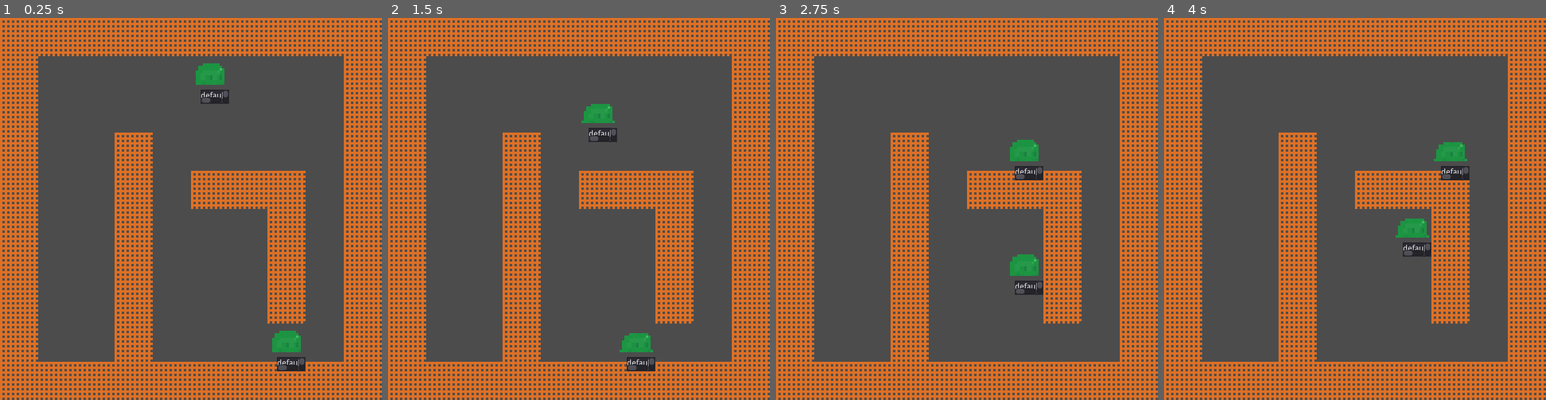
Above: before the commit, frames 1-4 (left to right).
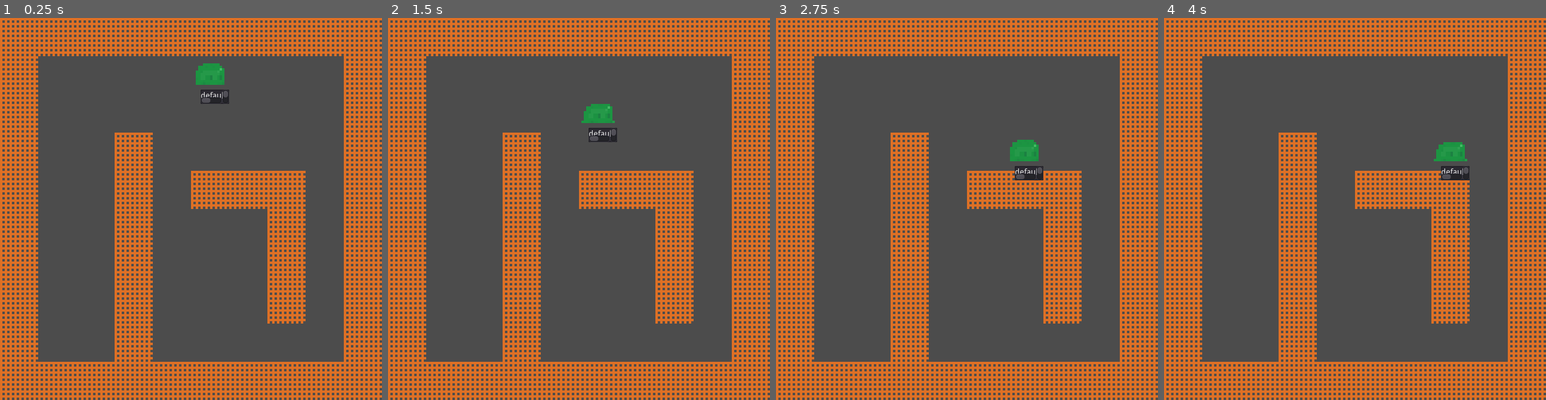
Above: after the commit, the same moments.

Repository: TuoLiYinLi/MonsterSmelter
Game: Godot game, scene res://test_3.tscn
Same seed, same stepped clock (60 frames per second), same inputs: the game is played once before the commit and once after it. Before the commit the project starts from res://Scene/test_3.tscn.
Inputs:
- Up to frame 1 (0.25 s): no input
- Up to frame 2 (1.5 s): tap Enter at 1.25 s
- Up to frame 3 (2.75 s): no input
- Up to frame 4 (4 s): tap Space at 3.5 s

The runs differ from the first frame. In frame 1, 0.6% of the frame differs, in the area x 71-80%, y 81-93%; in frame 2, 0.6%; in frame 3, 0.6%; in frame 4, 0.6%.

Commit message:
代码整理
* 修改了文件目录次序
* PathFinding改名为PathFinder
* PathFinding增加新的接口
* 修正了test_3触发的进入空的格子的BUG

Diff:
--- a/GDScript/test_3.gd
+++ /dev/null
@@ -1,92 +0,0 @@
-# test_3.gd
-# 网格管理器测试
-
-extends Node2D
-
-func _ready():
-	var gm:GridManager = G.grid_manager.instance()
-
-	add_child(gm)
-
-	gm.init_grids(10,10)
-
-	for grid in gm.get_grids_range(3,3,3,8):
-		var b = G.building.instance()
-		add_child(b)
-		grid.building = b
-		b.grid = grid
-
-
-	for i in [[0,0,0,9],[0,0,9,0],[9,0,9,9],[0,9,9,9]]:
-		for grid in gm.get_grids_range(i[0],i[1],i[2],i[3]):
-			var b = G.building.instance()
-			add_child(b)
-			grid.building = b
-			b.grid = grid
-
-	for grid in gm.get_grids_range(5,4,6,4):
-			var b = G.building.instance()
-			add_child(b)
-			grid.building = b
-			b.grid = grid
-
-	for grid in gm.get_grids_range(7,4,7,7):
-		var b = G.building.instance()
-		add_child(b)
-		grid.building = b
-		b.grid = grid
-
-	var m1 = G.battle_entity.instance()
-	add_child(m1)
-	m1.teleport_to(gm.get_grid_at(5,1))
-	m1.target_position=Vector2(544,544)
-	m1.description = "p1"
-
-	var m2 = G.battle_entity.instance()
-	add_child(m2)
-	m2.teleport_to(gm.get_grid_at(7,8))
-	m2.target_position=Vector2(96,96)
-	m2.description = "p1"
-
-	while(true):
-		yield(get_tree().create_timer(0.5),"timeout")
-		m1.move_Z(gm)
-		m2.move_Z(gm)
-	#print(gm.to_navigate_matrix(G,"simple_navigate_matrix"))
-
-	#slime.move_to(gm.get_grid_at(5,2))
-
-#	yield(get_tree().create_timer(2),"timeout")
-#	slime.move_to(gm.get_grid_at(5,3))
-
-#	print(gm.to_navigate_matrix(G,"simple_navigate_matrix"))
-#	yield(get_tree().create_timer(2),"timeout")
-#	slime.move_to(gm.get_grid_at(6,3))
-#
-#
-#
-#
-#	yield(get_tree().create_timer(2),"timeout")
-#	slime.move_to(gm.get_grid_at(6,4))
-#
-#
-#	print(gm.to_navigate_matrix(G,"simple_navigate_matrix"))
-#
-#	slime.teleport_to(gm.get_grid_at(5,1))
-#
-#	print(gm.to_navigate_matrix(G,"simple_navigate_matrix"))
-#
-#	slime.move_to(gm.get_grid_at(5,2))
-#
-#	yield(get_tree().create_timer(2),"timeout")
-#	slime.move_to(gm.get_grid_at(5,3))
-#
-#
-#	yield(get_tree().create_timer(2),"timeout")
-#	slime.move_to(gm.get_grid_at(6,3))
-#
-#
-#	print(gm.to_navigate_matrix(G,"simple_navigate_matrix"))
-#
-#	yield(get_tree().create_timer(2),"timeout")
-#	slime.move_to(gm.get_grid_at(9,9))
--- a/Scene/PathFinding.tscn
+++ /dev/null
@@ -1,6 +0,0 @@
-[gd_scene load_steps=2 format=2]
-
-[ext_resource path="res://GDScript/PathFinding.gd" type="Script" id=1]
-
-[node name="Node2D" type="Node2D"]
-script = ExtResource( 1 )
--- a/Scene/gene_ignite.tscn
+++ /dev/null
@@ -1,7 +0,0 @@
-[gd_scene load_steps=3 format=2]
-
-[ext_resource path="res://Scene/Gene.tscn" type="PackedScene" id=1]
-[ext_resource path="res://GDScript/gene_ignite.gd" type="Script" id=2]
-
-[node name="gene" instance=ExtResource( 1 )]
-script = ExtResource( 2 )
--- a/GDScript/BattleEntity.gd
+++ b/System/BattleEntity/BattleEntity.gd
@@ -4,7 +4,7 @@
 
 
 func _ready():
-	$TextEdit.text=self.description
+	$TextEdit.text = self.description
 
 # 已经锁定的攻击目标
 var target:BattleEntity = null
@@ -326,8 +326,7 @@
 var next_position:Vector2 = Vector2.ZERO
 
 var last_position:Vector2 = Vector2.ZERO
-#目标位置
-var target_position:Vector2 = Vector2.ZERO
+
 
 var is_moving:bool = false
 
@@ -384,105 +383,5 @@
 	else:
 		printerr("进入网格时，网格不存在")
 
-#动态规划寻路算法（BFS宽度优先搜索）Z
-#--------------------------------------------------------
-var pre_route = [] # 宽度搜索得到的节点
-var q = []  # 队列结构控制循环次数
-var xx = [0, 1, 0, -1] # 右移、下移、左移、上移
-var yy = [1, 0, -1, 0]
-var visited = []  # 记录节点是否已遍历
-var father = []  # 每一个pre_route节点的父节点
-var route = []
-
-func bfs(map, start_position, dinal_position):
-	var x:int = start_position.y/64
-	var y:int = start_position.x/64
-	var m:int = dinal_position.y/64
-	var n:int = dinal_position.x/64
-	print(x,y,m,n)
-	for i in range(len(map[0])):
-		visited.push_back([])
-		for j in range(len(map)):
-			visited[i].push_back(0)
-	visited[x][y] = 1 # 入口节点设置为已遍历
-	q.push_back([x,y])
-	while !q.empty(): # 队列为空则结束循环
-		var now = q[0]
-		q.pop_at(0) # 移除队列头结点
-		for i in range(4):
-			var point = [now[0] + xx[i], now[1] + yy[i]]#当前节点
-			if point[0]<0 or point[1]<0 or point[0]>=len(map) or point[1] >= len(map[0]) or visited[point[0]][point[1]]==1 or map[point[0]][point[1]]!=0 :
-				continue
-			father.push_back(now)
-			visited[point[0]][point[1]] = 1
-			q.push_back((point))
-			pre_route.push_back(point)
-			if point[0] == m and point[1] == n:
-				print("success")
-				return 1
-	print("false")
-	return 0
-
-
-func get_route(father, pre_route): #寻找并输出最短路径Z
-	route = [pre_route[-1], father[-1]]
-	for i in range(len(pre_route) -1, -1, -1):
-		if pre_route[i] == route[-1]:
-			route.push_back(father[i])
-	route.invert()
-	print("最短路径为：",route)
-	print("步长",len(route)-1)
-	return route
-
-
-func clear(a:Array, b:Array, c:Array, d:Array, e:Array):#数组清空方便下次运算Z
-	a.clear()
-	b.clear()
-	c.clear()
-	d.clear()
-	e.clear()
 
 #---------------------------------------------------------------------------
-
-func move_Z(gm):
-
-	if(is_moving or moving_cd>0):
-		print("%s的移动能力还在冷却"%[self.description])
-		return
-	else:
-		#动态生成地图Z
-		var map=gm.to_navigate_matrix(G,"simple_navigate_matrix")
-		for i in range(len(map[0])):
-			print(map[i])
-#		var map:Array
-#		for i in range(len(grid_map[0])):
-#			map.append([])
-#			for j in len(grid_map):
-#				map[i].append(int(grid_map[i][j].grid_building))
-#				if(int(grid_map[i][j].grid_role)!=0):
-#					map[i][j]+=2
-		var pf:PathFinding = G.path_finding.instance()
-		#进入寻路算法获取最短路径 Z
-		var route = pf.bfs(map,position,target_position)
-
-
-		#进入寻路算法有路输出true Z
-		if route!= []:
-			#grid_map[int(position.y/64)][int(position.x/64)].change_role(0)
-			next_position.x = route[1][0]*64 + 32
-			next_position.y = route[1][1]*64 + 32
-			#grid_map[int(next_position.y/64)][int(next_position.x/64)].change_role(self.description)
-		clear(route, visited, father, pre_route, q)#清空所有数组内的数据，优化内存Z
-		moving_cd += 1
-
-		#match(direction):ne
-		#	G.DIRECTION.LEFT:
-		#		next_position = position+Vector2(-64,0)
-		#	G.DIRECTION.RIGHT:
-		#		next_position = position+Vector2(64,0)
-
-		#	G.DIRECTION.UP:
-		#		next_position = position+Vector2(0,-64)
-
-		#	G.DIRECTION.DOWN:
-		#		next_position = position+Vector2(0,64)
--- a/Scene/BattleEntity.tscn
+++ b/System/BattleEntity/BattleEntity.tscn
@@ -1,7 +1,8 @@
 [gd_scene load_steps=9 format=2]
 
-[ext_resource path="res://GDScript/BattleEntity.gd" type="Script" id=1]
+[ext_resource path="res://System/BattleEntity/BattleEntity.gd" type="Script" id=1]
 [ext_resource path="res://Texture/BattleEntity/SlimeMove.png" type="Texture" id=2]
+
 
 [sub_resource type="RectangleShape2D" id=6]
 extents = Vector2( 32, 32 )
--- a/GDScript/Gene.gd
+++ b/System/BattleEntity/Gene.gd
@@ -50,7 +50,7 @@
 var description:String = "default_gene_info"
 
 # 当正在燃烧时，每帧触发 delta是间隔时间
-func on_burning(delta:float):
+func on_burning(_delta:float):
 	pass
 
 # 当死亡时，单帧触发
@@ -58,11 +58,11 @@
 	pass
 
 # 当击中敌人时 enemy是击中的敌人
-func on_attack(enemy):
+func on_attack(_enemy):
 	print("击中敌人时恢复1生命值触发了")
 	get_parent().get_parent().health_current += 1
 
-func on_hit_by(enemy):
+func on_hit_by(_enemy):
 	pass
 
 
--- a/Scene/Gene.tscn
+++ b/System/BattleEntity/Gene.tscn
@@ -1,6 +1,7 @@
 [gd_scene load_steps=2 format=2]
 
-[ext_resource path="res://GDScript/Gene.gd" type="Script" id=1]
+[ext_resource path="res://System/BattleEntity/Gene.gd" type="Script" id=1]
+
 
 [node name="Gene" type="Node2D"]
 script = ExtResource( 1 )
--- a/Scene/Building.tscn
+++ b/System/Building/Building.tscn
@@ -1,7 +1,8 @@
 [gd_scene load_steps=3 format=2]
 
-[ext_resource path="res://GDScript/Building.gd" type="Script" id=1]
+[ext_resource path="res://System/Building/Building.gd" type="Script" id=1]
 [ext_resource path="res://Texture/Misc/debug_physics_support.png" type="Texture" id=2]
+
 
 
 [node name="Building" type="Node2D"]
--- a/GDScript/G.gd
+++ b/System/Global/G.gd
@@ -17,34 +17,21 @@
 }
 
 # 预加载的战斗实体场景
-var battle_entity:PackedScene = load("res://Scene/BattleEntity.tscn")
+var battle_entity:PackedScene = load("res://System/BattleEntity/BattleEntity.tscn")
 # 预加载的基因场景
-var gene:PackedScene = load("res://Scene/Gene.tscn")
+var gene:PackedScene = load("res://System/BattleEntity/Gene.tscn")
 
 # 预加载网格
-var grid:PackedScene = load("res://Scene/Grid.tscn")
+var grid:PackedScene = load("res://System/GridManager/Grid.tscn")
 # 预加载的网格管理器
-var grid_manager:PackedScene = load("res://Scene/GridManager.tscn")
+var grid_manager:PackedScene = load("res://System/GridManager/GridManager.tscn")
 
-var building:PackedScene = load("res://Scene/Building.tscn")
-
-#寻路算法Z
-var path_finding:PackedScene = load("res://Scene/PathFinding.tscn")
+var building:PackedScene = load("res://System/Building/Building.tscn")
 
 # 点燃基因
-var gene_ignite:PackedScene = load("res://Scene/gene_ignite.tscn")
+var gene_ignite:PackedScene = load("res://gene_ignite.tscn")
 # 能量消耗Z
 #var gene_ignite2:PackedScene = load("res://Scene/gene_ignite2.tscn")
-
-
-# 检测区域内的战斗实体
-func detect_battle_entity_range(from:Vector2, to:Vector2) -> Array:
-	return []
-
-# 检测特定一格的战斗实体
-func detect_battle_entity_at(posi:Vector2):
-
-	return
 
 # ----------------------------------------------------------------------
 # 导出寻路网格
--- a/Scene/Grid.tscn
+++ b/System/GridManager/Grid.tscn
@@ -1,6 +1,7 @@
 [gd_scene load_steps=2 format=2]
 
-[ext_resource path="res://GDScript/Grid.gd" type="Script" id=1]
+[ext_resource path="res://System/GridManager/Grid.gd" type="Script" id=1]
+
 
 [node name="Grid" type="Node2D"]
 script = ExtResource( 1 )
--- a/Scene/GridManager.tscn
+++ b/System/GridManager/GridManager.tscn
@@ -1,6 +1,7 @@
 [gd_scene load_steps=2 format=2]
 
-[ext_resource path="res://GDScript/GridManager.gd" type="Script" id=1]
+[ext_resource path="res://System/GridManager/GridManager.gd" type="Script" id=1]
+
 
 [node name="GridManager" type="Node2D"]
 script = ExtResource( 1 )
--- a/GDScript/PathFinding.gd
+++ b/System/PathFinder/PathFinder.gd
@@ -1,21 +1,19 @@
-extends Node
-
-class_name PathFinding
+class_name PathFinder
 
 #动态规划寻路算法（BFS宽度优先搜索）Z
 #--------------------------------------------------------
 
-func bfs(map, start_position, dinal_position):
+static func bfs(map, x:int,y:int,m:int,n:int)->Array:
 	var pre_route = [] # 宽度搜索得到的节点
 	var q = []  # 队列结构控制循环次数
 	var xx = [0, 1, 0, -1] # 右移、下移、左移、上移
 	var yy = [1, 0, -1, 0]
 	var visited = []  # 记录节点是否已遍历
 	var father = []  # 每一个pre_route节点的父节点
-	var x:int = start_position.x/64
-	var y:int = start_position.y/64
-	var m:int = dinal_position.x/64
-	var n:int = dinal_position.y/64
+#	var x:int = start_position.x/64
+#	var y:int = start_position.y/64
+#	var m:int = dinal_position.x/64
+#	var n:int = dinal_position.y/64
 	print(x,y,m,n)
 	for i in range(len(map[0])):
 		visited.push_back([])
@@ -42,7 +40,7 @@
 	return []
 
 
-func get_route(father, pre_route): #寻找并输出最短路径Z
+static func get_route(father, pre_route): #寻找并输出最短路径Z
 	var route = [pre_route[-1], father[-1]]
 	for i in range(len(pre_route) -1, -1, -1):
 		if pre_route[i] == route[-1]:
@@ -55,3 +53,10 @@
 
 
 #---------------------------------------------------------------------------
+# 外部接口
+# 寻找前往目的地的下一个二维索引
+static func next_step(navigation_matrix,start_x,start_y,end_x,end_y):
+	var path = bfs(navigation_matrix,start_x,start_y,end_x,end_y)
+	if(!path):
+		return null
+	return [path[1][0],path[1][1]]
--- /dev/null
+++ b/gene_ignite.tscn
@@ -0,0 +1,8 @@
+[gd_scene load_steps=3 format=2]
+
+[ext_resource path="res://System/BattleEntity/Gene.tscn" type="PackedScene" id=1]
+[ext_resource path="res://gene_ignite.gd" type="Script" id=2]
+
+
+[node name="gene" instance=ExtResource( 1 )]
+script = ExtResource( 2 )
--- a/project.godot
+++ b/project.godot
@@ -12,42 +12,42 @@
 "base": "Node2D",
 "class": "BattleEntity",
 "language": "GDScript",
-"path": "res://GDScript/BattleEntity.gd"
+"path": "res://System/BattleEntity/BattleEntity.gd"
 }, {
 "base": "Node2D",
 "class": "Building",
 "language": "GDScript",
-"path": "res://GDScript/Building.gd"
+"path": "res://System/Building/Building.gd"
 }, {
 "base": "Node2D",
 "class": "Gene",
 "language": "GDScript",
-"path": "res://GDScript/Gene.gd"
+"path": "res://System/BattleEntity/Gene.gd"
 }, {
 "base": "Gene",
 "class": "GeneIgnite",
 "language": "GDScript",
-"path": "res://GDScript/gene_ignite.gd"
+"path": "res://gene_ignite.gd"
 }, {
 "base": "Node2D",
 "class": "Grid",
 "language": "GDScript",
-"path": "res://GDScript/Grid.gd"
+"path": "res://System/GridManager/Grid.gd"
 }, {
 "base": "Node2D",
 "class": "GridManager",
 "language": "GDScript",
-"path": "res://GDScript/GridManager.gd"
+"path": "res://System/GridManager/GridManager.gd"
 }, {
 "base": "Node2D",
 "class": "Map",
 "language": "GDScript",
-"path": "res://GDScript/test_2.gd"
+"path": "res://test_2.gd"
 }, {
-"base": "Node",
-"class": "PathFinding",
+"base": "Reference",
+"class": "PathFinder",
 "language": "GDScript",
-"path": "res://GDScript/PathFinding.gd"
+"path": "res://System/PathFinder/PathFinder.gd"
 } ]
 _global_script_class_icons={
 "BattleEntity": "",
@@ -57,17 +57,17 @@
 "Grid": "",
 "GridManager": "",
 "Map": "",
-"PathFinding": ""
+"PathFinder": ""
 }
 
 [application]
 
 config/name="MonsterSmelter"
-run/main_scene="res://Scene/test_3.tscn"
+run/main_scene="res://test_3.tscn"
 
 [autoload]
 
-G="*res://GDScript/G.gd"
+G="*res://System/Global/G.gd"
 
 [display]
 
--- a/Scene/test_1.tscn
+++ b/test_1.tscn
@@ -1,6 +1,7 @@
 [gd_scene load_steps=2 format=2]
 
-[ext_resource path="res://GDScript/test_1.gd" type="Script" id=1]
+[ext_resource path="res://test_1.gd" type="Script" id=1]
+
 
 [node name="test_1" type="Node2D"]
 script = ExtResource( 1 )
--- a/Scene/test_2.tscn
+++ b/test_2.tscn
@@ -1,6 +1,6 @@
 [gd_scene load_steps=2 format=2]
 
-[ext_resource path="res://GDScript/test_2.gd" type="Script" id=1]
+[ext_resource path="res://test_2.gd" type="Script" id=1]
 
 [node name="test_2" type="Node2D"]
 script = ExtResource( 1 )
--- /dev/null
+++ b/test_3.gd
@@ -0,0 +1,52 @@
+# test_3.gd
+# 网格管理器测试
+
+extends Node2D
+
+func _ready():
+	var gm = G.grid_manager.instance()
+
+	add_child(gm)
+
+	gm.init_grids(10,10)
+
+	for grid in gm.get_grids_range(3,3,3,8):
+		var b = G.building.instance()
+		add_child(b)
+		grid.building = b
+		b.grid = grid
+
+	for i in [[0,0,0,8],[0,0,9,0],[9,1,9,9],[0,9,8,9]]:
+		for grid in gm.get_grids_range(i[0],i[1],i[2],i[3]):
+			var b = G.building.instance()
+			add_child(b)
+			grid.building = b
+			b.grid = grid
+
+	for grid in gm.get_grids_range(5,4,6,4):
+			var b = G.building.instance()
+			add_child(b)
+			grid.building = b
+			b.grid = grid
+
+	for grid in gm.get_grids_range(7,4,7,7):
+		var b = G.building.instance()
+		add_child(b)
+		grid.building = b
+		b.grid = grid
+
+	var m1 = G.battle_entity.instance()
+	add_child(m1)
+	m1.teleport_to(gm.get_grid_at(5,1))
+	m1.description = "p1"
+
+	while(true):
+		yield(get_tree().create_timer(0.5),"timeout")
+		var mt = gm.to_navigate_matrix(G,"simple_navigate_matrix")
+
+		for i in mt:
+			print(i)
+
+		var ns = PathFinder.next_step(mt,m1.grid.index_x,m1.grid.index_y,8,8)
+		if(ns):
+			m1.move_to(gm.get_grid_at(ns[0],ns[1]))
--- a/Scene/test_3.tscn
+++ b/test_3.tscn
@@ -1,6 +1,6 @@
 [gd_scene load_steps=2 format=2]
 
-[ext_resource path="res://GDScript/test_3.gd" type="Script" id=1]
+[ext_resource path="res://test_3.gd" type="Script" id=1]
 
 [node name="test_3" type="Node2D"]
 script = ExtResource( 1 )
Renamed: GDScript/Building.gd -> System/Building/Building.gd
Renamed: GDScript/Grid.gd -> System/GridManager/Grid.gd
Renamed: GDScript/GridManager.gd -> System/GridManager/GridManager.gd
Renamed: GDScript/gene_ignite.gd -> gene_ignite.gd
Renamed: Scene/main.tscn -> main.tscn
Renamed: GDScript/test_1.gd -> test_1.gd
Renamed: GDScript/test_2.gd -> test_2.gd
